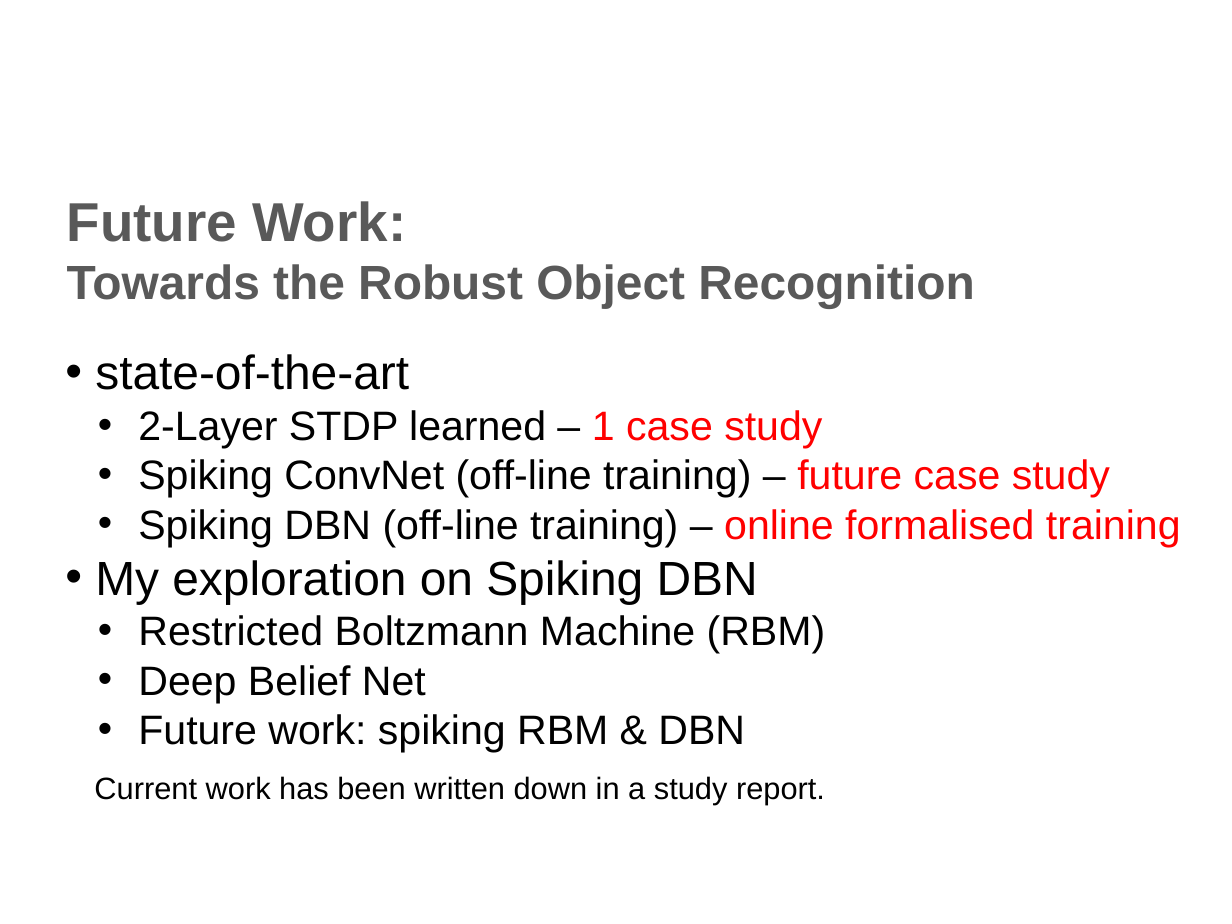
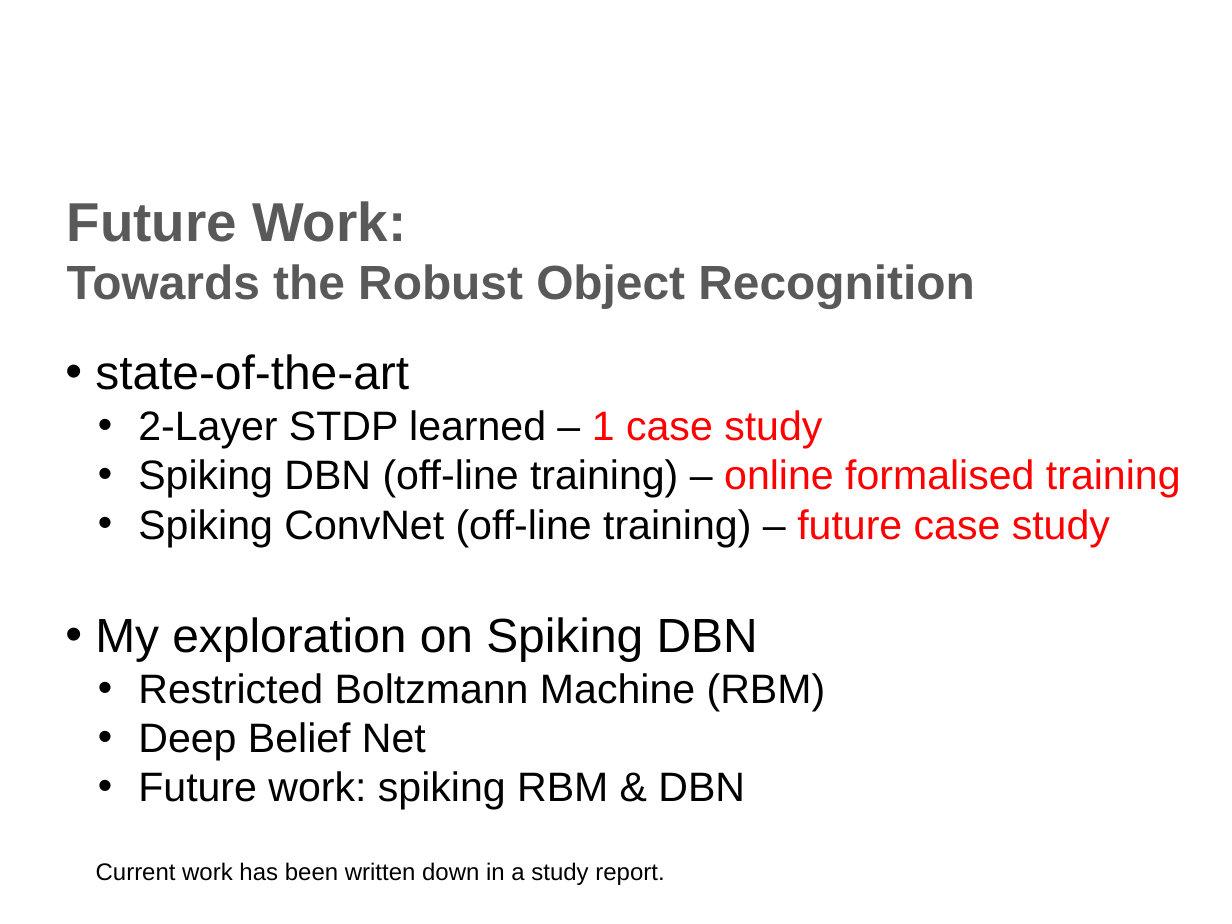
Before and after one commit to qian-liu/2nd_year_short_report, a slide deck: slide 14 of 2nd_year_int.pptx (slide 11 before the commit). Drawn at 1232x924 pixels with LibreOffice and Linux fonts; fonts in the diff are those of the drawing; background and template pictures are left out. Boxes give left, top, right and bottom in pixels: in the first picture for what was removed or moved away, otherwise in the second. Text is boxed around its words. In the diff, an @@ line names an element or a change of style, - is before the commit and + after.

```diff
--- a/2nd_year_int.pptx
+++ b/2nd_year_int.pptx
@@ text at bbox=[138, 459, 1181, 498]: paragraph added @@
+  • Spiking DBN (off-line training) – online formalised training
@@ text at bbox=[138, 509, 1181, 547]: paragraph removed @@
-  • Spiking DBN (off-line training) – online formalised training
@@ text "Current work has been written ...": place and size @@
-text "Current work has been written ..." at bbox=[94, 776, 825, 805]
+text "Current work has been written ..." at bbox=[96, 862, 664, 885]
@@ text "Current work has been written ..." at bbox=[96, 862, 664, 885]: size 18 to 14 pt @@
```
Also in this commit, not shown: 7 other slides changed, 4 slides added, 1 slide removed, 1 other file.
